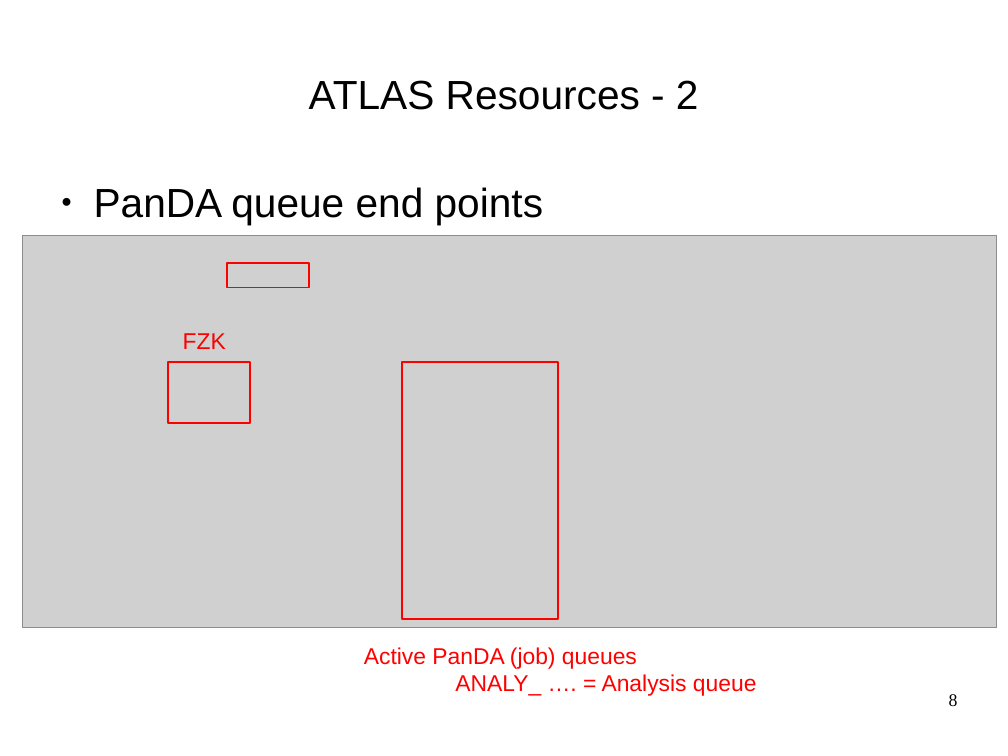
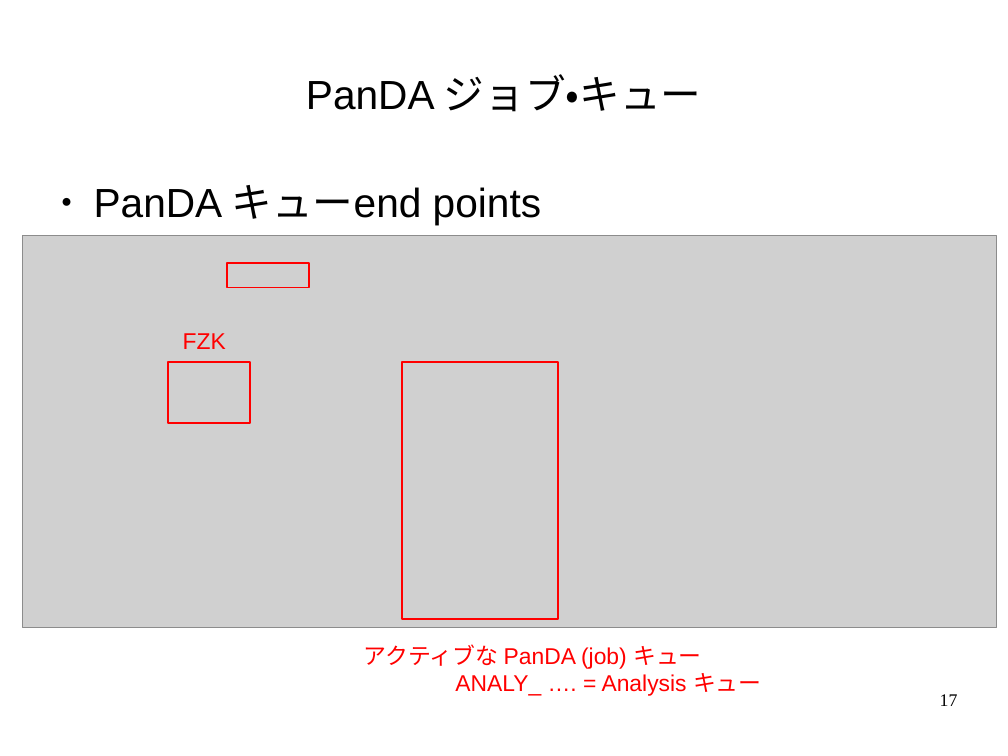
Before and after one commit to GenKawamura/2016-ATLAS-Japan-computing-tutorial, a slide deck: slide 17 of slides/odp/job_management.odp (slide 8 before the commit). Drawn at 1008x756 pixels with LibreOffice and Linux fonts; fonts in the diff are those of the drawing; grey boxes stand for pictures. Boxes give left, top, right and bottom in pixels: in the first picture for what was removed or moved away, otherwise in the second. Text is boxed around its words. In the diff, an @@ line names an element or a change of style, - is before the commit and + after.

```diff
--- a/slides/odp/job_management.odp
+++ b/slides/odp/job_management.odp
@@ title at (x1=306, y1=74, x2=702, y2=112): text changed @@
-ATLAS Resources - 2
+PanDA ジョブ・キュー
@@ text at (x1=94, y1=185, x2=541, y2=225): text changed @@
-● PanDA queue end points
+● PanDA キューend points
@@ text at (x1=364, y1=644, x2=762, y2=696): text changed @@
-Active PanDA (job) queues
-ANALY_ …. = Analysis queue
+アクティブな PanDA (job) キュー
+ANALY_ …. = Analysis キュー
@@ page number at (x1=940, y1=694, x2=958, y2=706): text changed @@
-8
+17
```
Also in this commit, not shown: 6 other slides changed, 8 slides added, 5 slides removed, 6 other files.
